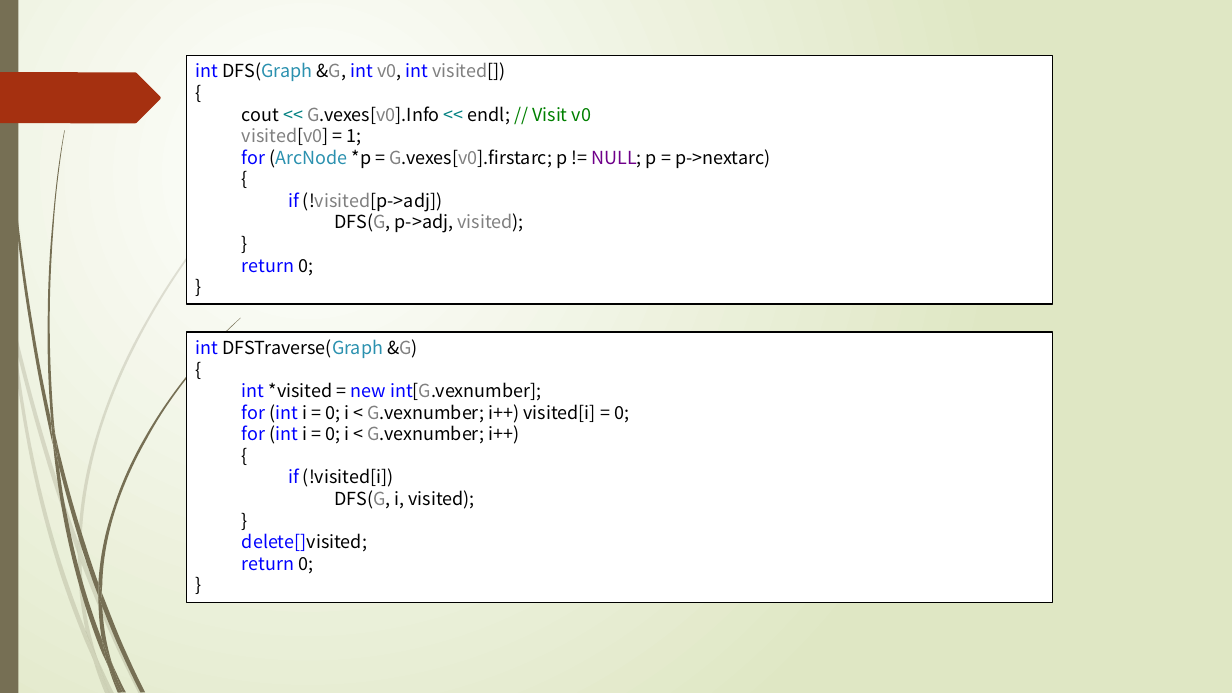
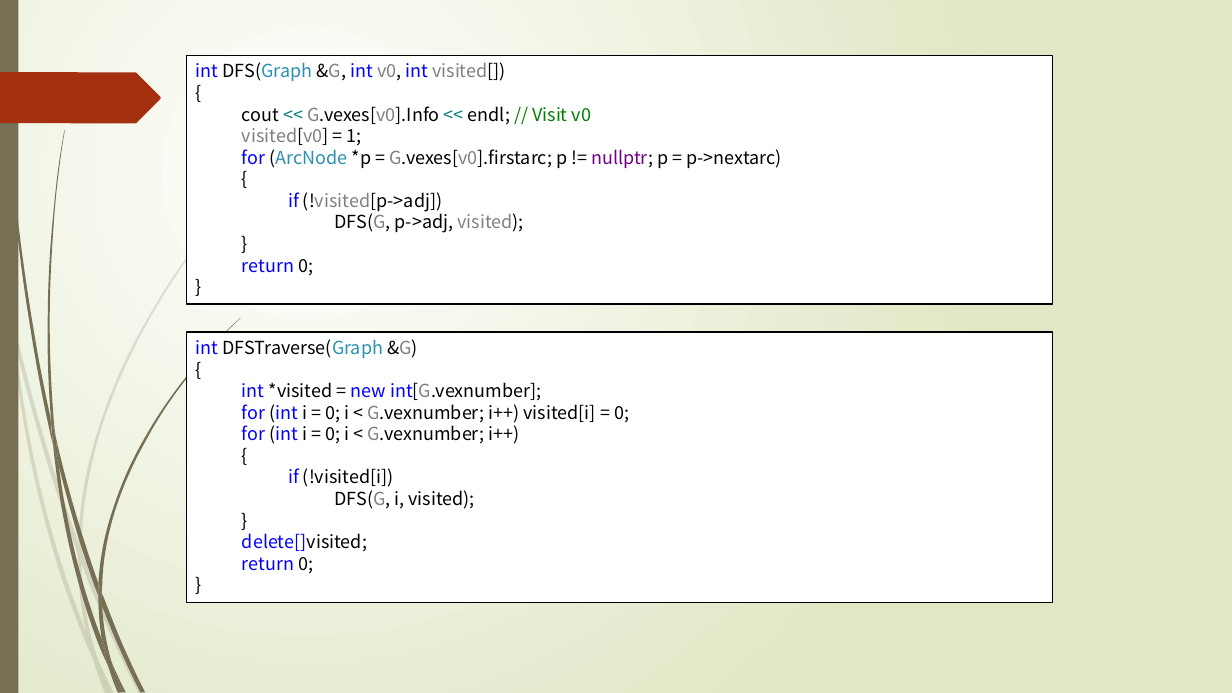
Before and after one commit to TeacherPeng/Datastruct, a slide deck: slide 10 of 教案/第07章 图.pptx. Drawn at 1232x693 pixels with LibreOffice and Linux fonts; fonts in the diff are those of the drawing. Boxes give left, top, right and bottom in pixels: in the first picture for what was removed or moved away, otherwise in the second. Text is boxed around its words. In the diff, an @@ line names an element or a change of style, - is before the commit and + after.

```diff
--- a/教案/第07章 图.pptx
+++ b/教案/第07章 图.pptx
@@ text in rectangle at (242,145,781,168): text changed @@
-  for (ArcNode *p = G.vexes[v0].firstarc; p != NULL; p = p->nextarc)
+  for (ArcNode *p = G.vexes[v0].firstarc; p != nullptr; p = p->nextarc)
```
Also in this commit, not shown: 8 other slides changed, 1 other file.
